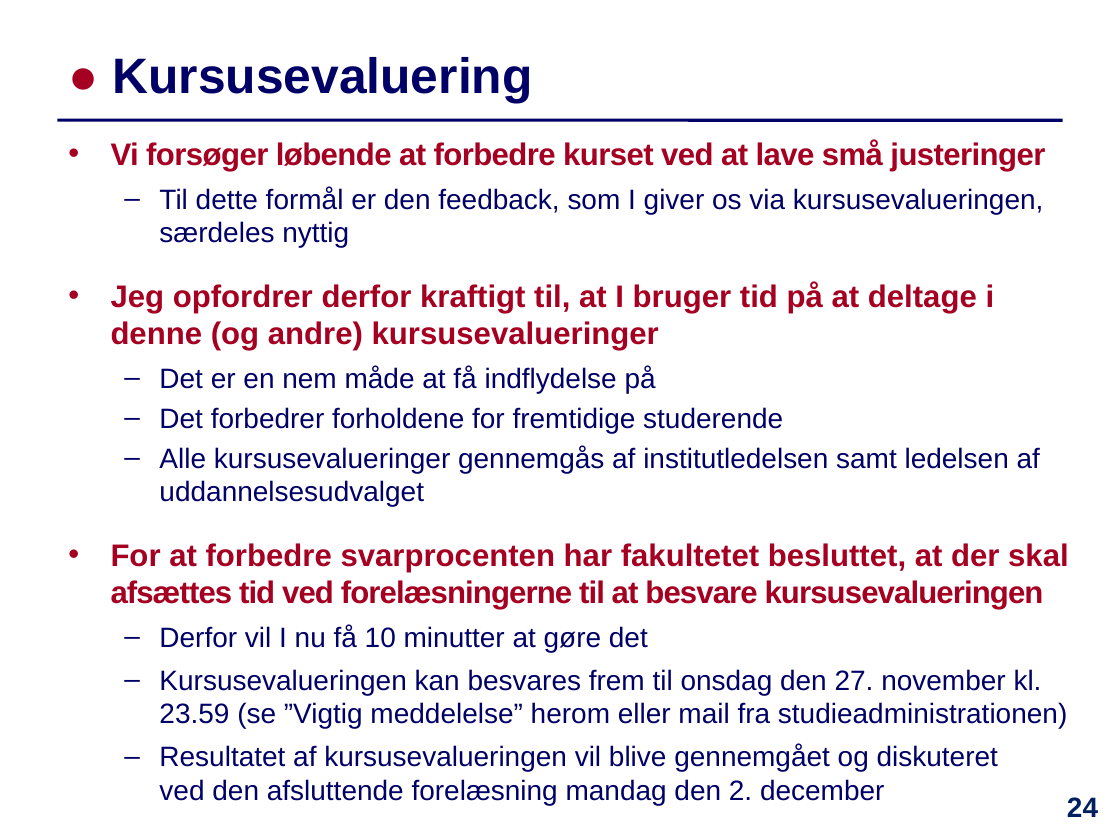
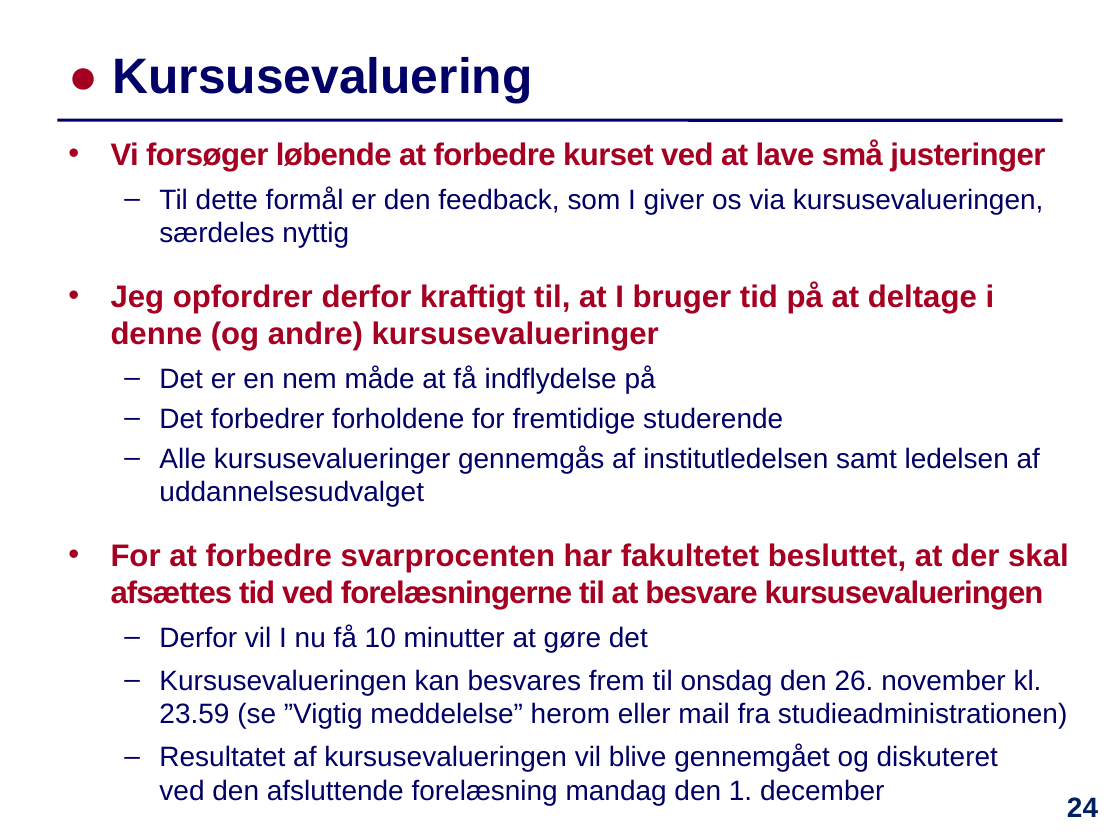
Before and after one commit to IntProgAU/Materiale, a slide deck: slide 24 of web/e25/uge_14/Slides-Uge14.pptx. Drawn at 1120x840 pixels with LibreOffice and Linux fonts; fonts in the diff are those of the drawing. Boxes give left, top, right and bottom in pixels: in the first picture for what was removed or moved away, otherwise in the second. Text is boxed around its words. In the diff, an @@ line names an element or a change of style, - is before the commit and + after.

```diff
--- a/web/e25/uge_14/Slides-Uge14.pptx
+++ b/web/e25/uge_14/Slides-Uge14.pptx
@@ text at (159,669,1067,805): text changed @@
-  – Kursusevalueringen kan besvares frem til onsdag den 27. november kl. 23.59 (se ”Vigtig meddelelse” herom eller mail fra studieadministrationen)
-  – Resultatet af kursusevalueringen vil blive gennemgået og diskuteret
-    ved den afsluttende forelæsning mandag den 2. december
+  – Kursusevalueringen kan besvares frem til onsdag den 26. november kl. 23.59 (se ”Vigtig meddelelse” herom eller mail fra studieadministrationen)
+  – Resultatet af kursusevalueringen vil blive gennemgået og diskuteret
+    ved den afsluttende forelæsning mandag den 1. december
```
Also in this commit, not shown: 1 other slide changed, 1 other file.
